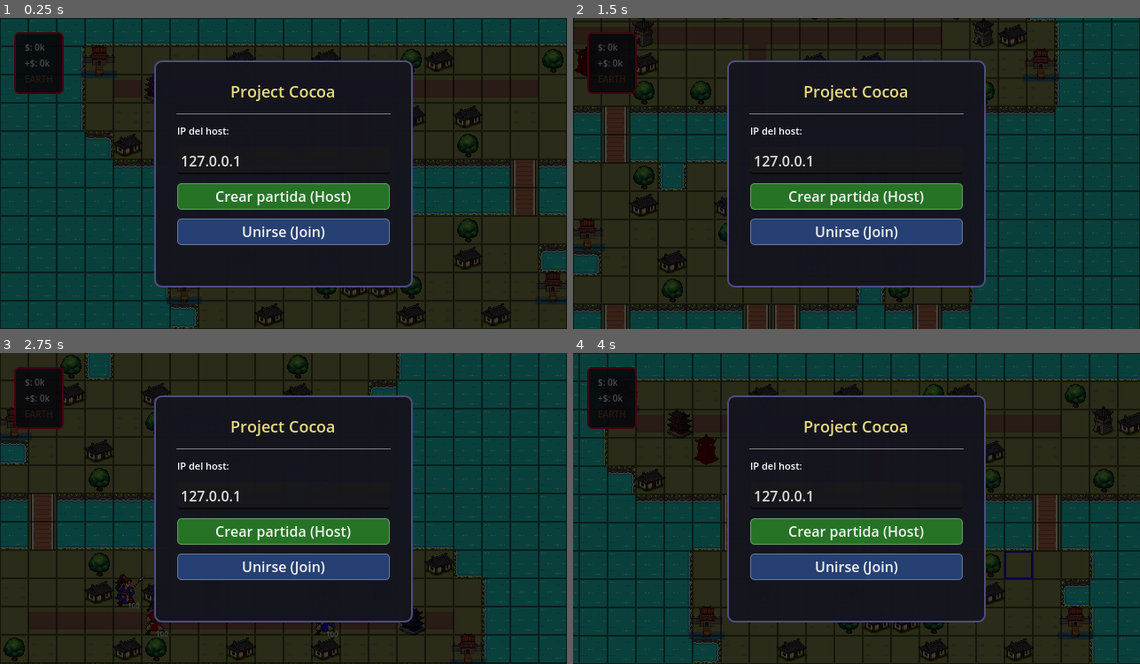
Above: before the commit, frames 1-4 (two rows, left to right).
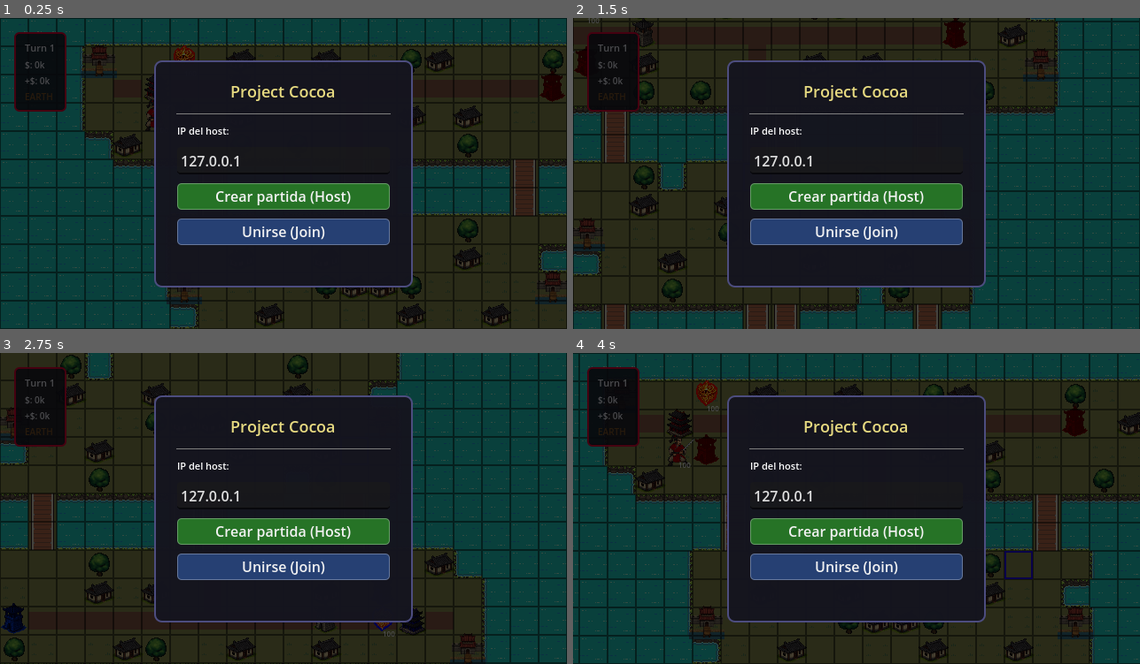
Above: after the commit, the same moments.

Repository: Rheticu/ProjectCocoa
Game: Godot game, scene res://scenes/Game.tscn
Two runs of this game, one before a commit and one after it. Both use one fixed random seed, a clock stepped at 60 frames per second and the inputs below.
Inputs (mouse positions are in pixels of both pictures, inside the frame that each line leads up to):
- Up to frame 1 (0.25 s): no input
- Up to frame 2 (1.5 s): tap Enter (end_turn) at 0.5 s; move the mouse to (981, 157) at 0.52 s; press the mouse at (981, 157) at 0.53 s; hold Right (ui_right) 0.53-1.28 s; move the mouse to (743, 189) at 1.27 s; release the mouse at (743, 189) at 1.28 s; hold Down (ui_down) from 1.28 s (still down); right-click (743, 189) at 1.35 s
- Up to frame 3 (2.75 s): move the mouse to (340, 440) at 2.02 s; release Down (ui_down) at 2.03 s; hold Right (ui_right) from 2.03 s (still down); hold Enter (end_turn) from 2.03 s (still down)
- Up to frame 4 (4 s): tap Space at 2.75 s; move the mouse to (828, 570) at 2.77 s; release Right (ui_right) at 2.78 s; release Enter (end_turn) at 2.78 s; hold Up (ui_up) 2.78-3.53 s; tap Tab (toggle_shade_view) at 2.85 s; move the mouse to (1026, 555) at 3.52 s; press the mouse at (1026, 555) at 3.53 s; hold Left (ui_left) from 3.53 s (still down)

The runs differ from the first frame. In frame 1, 1.3% of the frame differs, in the area x 2-100%, y 4-37%; in frame 2, 1.1%; in frame 3, 1.5%; in frame 4, 1.6%, in the area x 2-96%, y 4-37%.

Commit message:
Fixed minor bugs and added visual queues. Everything is basically functional.

Diff:
--- a/core/action_system.gd
+++ b/core/action_system.gd
@@ -166,6 +166,7 @@
 	unit.unit_id = action.unit_id
 	unit.grid_position = action.building.building_position
 	unit.state = Unit.State.MOVED
+	print("EXECUTE produce: element=", action.unit_data.shade_element, " is_shade=", action.unit_data.is_shade)
 	game_manager.current_map.get_node("Units").add_child(unit)
 	game_manager.register_unit(unit)
 
--- a/core/game_manager.gd
+++ b/core/game_manager.gd
@@ -1,8 +1,8 @@
 class_name GameManager
 extends Node
 
-var team1_funds: int = 0
-var team2_funds: int = 1000
+var team1_funds: int = 4000
+var team2_funds: int = 2000
 var team1_income: int = 0
 var team2_income: int = 0
 
--- a/core/game_root.gd
+++ b/core/game_root.gd
@@ -37,8 +37,8 @@
 			building.ownership_changed.connect(func(_b): game_manager.recalculate_income())
 	game_manager.recalculate_income()
 	game_manager.element_changed.connect(func(_e): hud.update_element())
-	game_manager.funds_changed.connect(func(_team, _amount): hud.update_funds())
-	turn_manager.turn_started.connect(func(_team): hud.update_funds())
+	game_manager.funds_changed.connect(func(_team, _amount): hud.update_game_panel())
+	turn_manager.turn_started.connect(func(_team): hud.update_game_panel())
 
 func _fill_layer(layer: TileMapLayer) -> void:
 	for x in range(grid_system.map_size.x):
@@ -48,13 +48,13 @@
 func start_multiplayer_game() -> void:
 	game_manager.local_player_id = multiplayer_manager.player_id
 	game_manager.is_network_game = true
-	hud.update_funds()
+	hud.update_game_panel()
 	hud.update_element()
 	turn_manager.turn_started.connect(func(team):
 		if team == game_manager.local_player_id:
 			hud.show_turn_message("¡Es tu turno!")
 		else:
-			hud.show_turn_message("¡Turno del adversario!")
+			hud.show_turn_message("¡Turno enemigo!")
 	)
 	if multiplayer_manager.player_id == 1:
 		turn_manager.start_game()
--- a/core/multiplayer_manager.gd
+++ b/core/multiplayer_manager.gd
@@ -221,22 +221,26 @@
 			return CaptureAction.new(actor, building, _unpack_path(d))
 
 		BaseAction.Type.PRODUCE:
-					var building = game_manager.get_building_at(Vector2i(d["building_x"], d["building_y"]))
-					if not building: return null
-					var unit_data: UnitData = null
-					if building.data:
-						for ud in building.data.producible_units:
-							if ud.unit_type == d["unit_type"]:
-								unit_data = ud
-								break
-					if not unit_data:
-						unit_data = UnitData.new()
-						unit_data.unit_type     = d["unit_type"]
-						unit_data.is_shade      = d.get("is_shade", false)
-						unit_data.shade_element = d.get("shade_element", "")
-					var produce = ProduceAction.new(building, unit_data, d["cost"], d["team"])
-					produce.unit_id = d.get("unit_id", -1)
-					return produce
+			var building = game_manager.get_building_at(Vector2i(d["building_x"], d["building_y"]))
+			if not building: return null
+			var unit_data: UnitData = null
+			if d.get("is_shade", false) and d.get("shade_element", "") != "":
+				var element = d["shade_element"].to_lower()
+				unit_data = load("res://data/units/shade_%s_data.tres" % element)
+			else:
+				if building.data:
+					for ud in building.data.producible_units:
+						if ud.unit_type == d["unit_type"]:
+							unit_data = ud
+							break
+			if not unit_data:
+				unit_data = UnitData.new()
+				unit_data.unit_type     = d["unit_type"]
+				unit_data.is_shade      = d.get("is_shade", false)
+				unit_data.shade_element = d.get("shade_element", "")
+			var produce = ProduceAction.new(building, unit_data, d["cost"], d["team"])
+			produce.unit_id = d.get("unit_id", -1)
+			return produce
 
 		BaseAction.Type.SPECIAL:
 			var actor = game_manager.get_unit_by_id(d["actor_id"])
--- a/data/units/sword_data.tres
+++ b/data/units/sword_data.tres
@@ -9,7 +9,7 @@
 unit_type = "Sword"
 movement_range = 4
 vision_range = 1
-attack = 500
+attack = 50
 cost = 2000
 sprite_team1 = ExtResource("2_4r1ek")
 sprite_team2 = ExtResource("3_odsc6")
--- a/scenes/Maps/Map1.tscn
+++ b/scenes/Maps/Map1.tscn
@@ -11,11 +11,12 @@
 [ext_resource type="Resource" uid="uid://ck7ajhuvf0wl6" path="res://data/units/sword_data.tres" id="8_k24gi"]
 [ext_resource type="Texture2D" uid="uid://bqcg3j1i7wp6d" path="res://art/units/Sword/Sword1_Red.png" id="9_83t8w"]
 [ext_resource type="Texture2D" uid="uid://c286ap667yxkj" path="res://art/buildings/HQ/HQ_Blue.png" id="9_wlibu"]
-[ext_resource type="Texture2D" uid="uid://dltmmbypolan6" path="res://art/units/Sword/Sword1_Blue.png" id="10_i64x8"]
+[ext_resource type="PackedScene" uid="uid://cph1iqfjco8q" path="res://scenes/units/Shade.tscn" id="10_g7utu"]
 [ext_resource type="Texture2D" uid="uid://ci0w1pppy5wlf" path="res://art/buildings/HQ/HQ_Red.png" id="10_iw16c"]
-[ext_resource type="Resource" uid="uid://c8k1tlm0j5ocp" path="res://data/units/spear_data.tres" id="11_djjkr"]
-[ext_resource type="Texture2D" uid="uid://b8m0sxuoi7l5t" path="res://art/units/Spear/Spear1_Blue.png" id="12_g7utu"]
+[ext_resource type="Resource" uid="uid://pu4shykaiycb" path="res://data/units/shade_fire_data.tres" id="11_s4aev"]
+[ext_resource type="Texture2D" uid="uid://bg8pvsshb5mfm" path="res://art/units/Fire_Shade/fire_shade_blue.png" id="12_md4sb"]
 [ext_resource type="Texture2D" uid="uid://b317sv37nyvo" path="res://art/buildings/Barracks/Barracks_Red.png" id="13_83t8w"]
+[ext_resource type="Texture2D" uid="uid://1cg2abbjwydh" path="res://art/units/Fire_Shade/fire_shade_red.png" id="13_mg4i6"]
 [ext_resource type="Texture2D" uid="uid://28e70ddmvhhy" path="res://art/buildings/Barracks/Barracks_Neutral.png" id="14_ew753"]
 [ext_resource type="PackedScene" uid="uid://p812134ba3to" path="res://scenes/buildings/Building.tscn" id="19_ew753"]
 [ext_resource type="Resource" uid="uid://dd8eq6muameue" path="res://data/buildings/port_data.tres" id="20_i64x8"]
@@ -186,34 +187,27 @@
 metadata/_edit_lock_ = true
 
 [node name="Unit" parent="Units" instance=ExtResource("2_fp56n")]
-position = Vector2(432, 496)
+position = Vector2(176, 112)
 team = 2
 data = ExtResource("8_k24gi")
 
 [node name="Sprite2D" parent="Units/Unit" index="0"]
 texture = ExtResource("9_83t8w")
 
-[node name="Unit4" parent="Units" instance=ExtResource("2_fp56n")]
-position = Vector2(368, 528)
+[node name="Shade" parent="Units" instance=ExtResource("10_g7utu")]
+position = Vector2(624, 528)
+data = ExtResource("11_s4aev")
+
+[node name="Sprite2D" parent="Units/Shade" index="0"]
+texture = ExtResource("12_md4sb")
+
+[node name="Shade4" parent="Units" instance=ExtResource("10_g7utu")]
+position = Vector2(208, 48)
 team = 2
-data = ExtResource("8_k24gi")
-
-[node name="Sprite2D" parent="Units/Unit4" index="0"]
-texture = ExtResource("9_83t8w")
-
-[node name="Unit2" parent="Units" instance=ExtResource("2_fp56n")]
-position = Vector2(560, 528)
-data = ExtResource("8_k24gi")
-
-[node name="Sprite2D" parent="Units/Unit2" index="0"]
-texture = ExtResource("10_i64x8")
-
-[node name="Unit3" parent="Units" instance=ExtResource("2_fp56n")]
-position = Vector2(336, 496)
-data = ExtResource("11_djjkr")
-
-[node name="Sprite2D" parent="Units/Unit3" index="0"]
-texture = ExtResource("12_g7utu")
+data = ExtResource("11_s4aev")
+
+[node name="Sprite2D" parent="Units/Shade4" index="0"]
+texture = ExtResource("13_mg4i6")
 
 [node name="Buildings" type="Node2D" parent="."]
 metadata/_edit_lock_ = true
@@ -416,20 +410,6 @@
 [node name="Sprite2D" parent="Buildings/Building16" index="0"]
 texture = ExtResource("14_ew753")
 
-[node name="Building17" parent="Buildings" instance=ExtResource("19_ew753")]
-position = Vector2(176, 528)
-data = ExtResource("22_qkj4u")
-
-[node name="Sprite2D" parent="Buildings/Building17" index="0"]
-texture = ExtResource("14_ew753")
-
-[node name="Building18" parent="Buildings" instance=ExtResource("19_ew753")]
-position = Vector2(656, 80)
-data = ExtResource("22_qkj4u")
-
-[node name="Sprite2D" parent="Buildings/Building18" index="0"]
-texture = ExtResource("14_ew753")
-
 [node name="Building19" parent="Buildings" instance=ExtResource("19_ew753")]
 position = Vector2(208, 112)
 team = 2
@@ -438,6 +418,14 @@
 [node name="Sprite2D" parent="Buildings/Building19" index="0"]
 texture = ExtResource("13_83t8w")
 
+[node name="Building39" parent="Buildings" instance=ExtResource("19_ew753")]
+position = Vector2(624, 80)
+team = 2
+data = ExtResource("22_qkj4u")
+
+[node name="Sprite2D" parent="Buildings/Building39" index="0"]
+texture = ExtResource("13_83t8w")
+
 [node name="Building20" parent="Buildings" instance=ExtResource("19_ew753")]
 position = Vector2(624, 496)
 team = 1
@@ -446,6 +434,14 @@
 [node name="Sprite2D" parent="Buildings/Building20" index="0"]
 texture = ExtResource("23_djjkr")
 
+[node name="Building40" parent="Buildings" instance=ExtResource("19_ew753")]
+position = Vector2(208, 528)
+team = 1
+data = ExtResource("22_qkj4u")
+
+[node name="Sprite2D" parent="Buildings/Building40" index="0"]
+texture = ExtResource("23_djjkr")
+
 [node name="Building29" parent="Buildings" instance=ExtResource("19_ew753")]
 position = Vector2(112, 48)
 data = ExtResource("20_i64x8")
@@ -489,9 +485,8 @@
 texture = ExtResource("21_qkj4u")
 
 [editable path="Units/Unit"]
-[editable path="Units/Unit4"]
-[editable path="Units/Unit2"]
-[editable path="Units/Unit3"]
+[editable path="Units/Shade"]
+[editable path="Units/Shade4"]
 [editable path="Buildings/Building"]
 [editable path="Buildings/Building2"]
 [editable path="Buildings/Building3"]
@@ -520,10 +515,10 @@
 [editable path="Buildings/Building9"]
 [editable path="Buildings/Building15"]
 [editable path="Buildings/Building16"]
-[editable path="Buildings/Building17"]
-[editable path="Buildings/Building18"]
 [editable path="Buildings/Building19"]
+[editable path="Buildings/Building39"]
 [editable path="Buildings/Building20"]
+[editable path="Buildings/Building40"]
 [editable path="Buildings/Building29"]
 [editable path="Buildings/Building30"]
 [editable path="Buildings/Building31"]
--- a/ui/hud.gd
+++ b/ui/hud.gd
@@ -56,8 +56,8 @@
 	vbox.add_theme_constant_override("separation", 4)
 	margin.add_child(vbox)
 
-	#turn_label = _make_label("Turn 1", size_font + 1, Color(0.9, 0.8, 0.3))
-	#vbox.add_child(turn_label)
+	turn_label = _make_label("Turn 1", size_font + 1, Color(0.961, 0.961, 1.0))
+	vbox.add_child(turn_label)
 
 	funds_label = _make_label("$: 0k", size_font, Color(0.961, 0.961, 1.0))
 	vbox.add_child(funds_label)
@@ -134,13 +134,19 @@
 	label.add_theme_color_override("font_color", color)
 	return label
 
-func update_funds() -> void:
-	var team = game_manager.local_player_id
-	var funds = game_manager.get_funds(team)
-	var income = game_manager.team1_income if team == 1 else game_manager.team2_income
+func update_game_panel() -> void:
+	var local_team = game_manager.local_player_id
+	var current_team = turn_manager.current_team
+	var funds = game_manager.get_funds(local_team)
+	var income = game_manager.team1_income if local_team == 1 else game_manager.team2_income
 	funds_label.text = "$: %dk" % (funds / 1000)
 	income_label.text = "+$: %dk" % (income / 1000)
-	#turn_label.text = "Team %d" % team
+	#turn_label.text = "hola"
+	if local_team == current_team:
+		turn_label.visible = true
+		turn_label.text = "Tu Turno"
+	else:
+		turn_label.visible = false
 
 func show_unit_info(unit: Unit) -> void:
 	if unit.is_shade():
@@ -195,6 +201,7 @@
 
 func update_element() -> void:
 	var element_names = ["EARTH", "METAL", "WATER", "WOOD", "FIRE"]
+	var style = funds_panel.get_theme_stylebox("panel") as StyleBoxFlat
 	var element_colors = [
 		Color(0.513, 0.338, 0.162),
 		Color(0.968, 0.862, 0.106),
@@ -205,6 +212,8 @@
 	var idx = game_manager.current_element
 	element_label.text = element_names[idx]
 	element_label.add_theme_color_override("font_color", element_colors[idx])
+	if style:
+		style.border_color = element_colors[idx]
 
 func show_turn_message(message: String) -> void:
 	turn_message_label.text = message
Not shown: 1 places in scenes/Maps/Map1.tscn that only renumber resources
